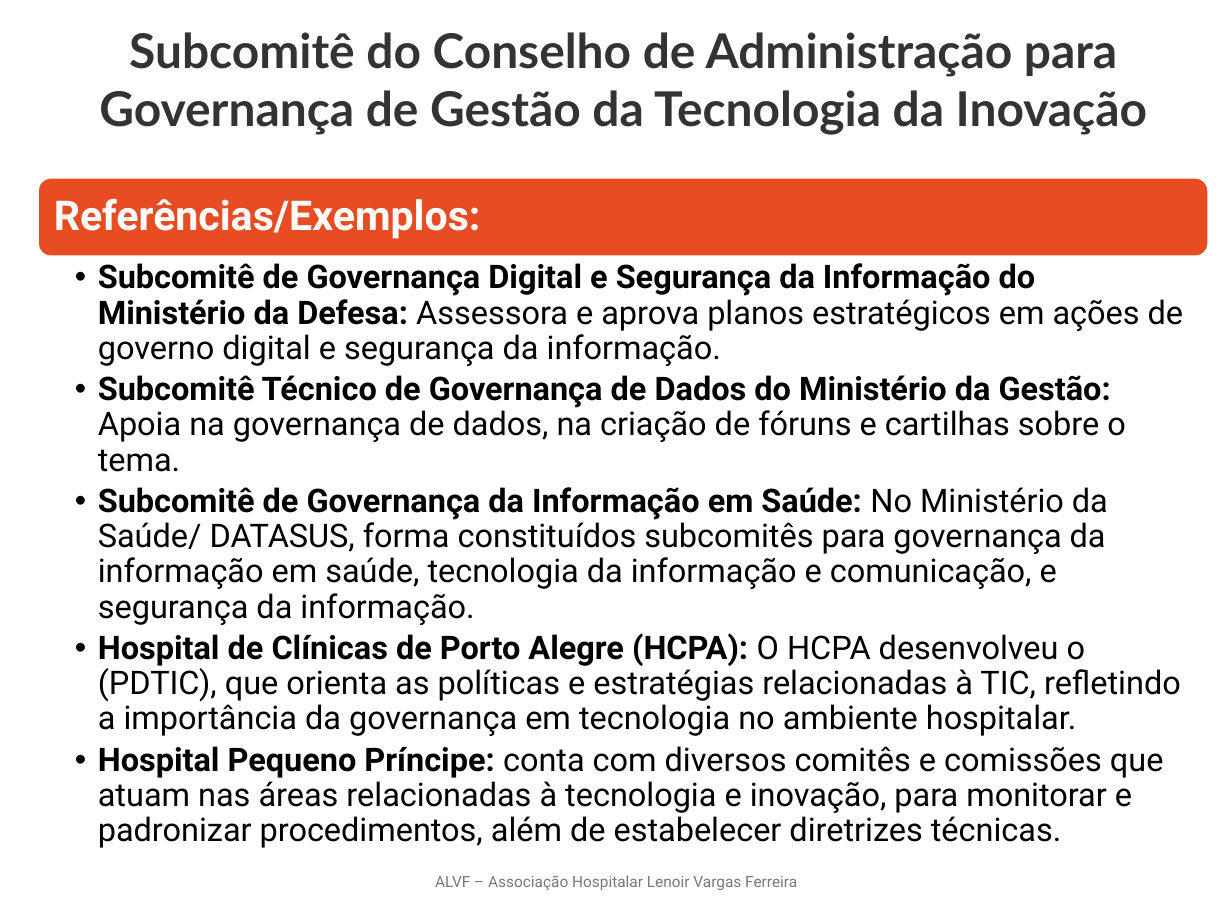
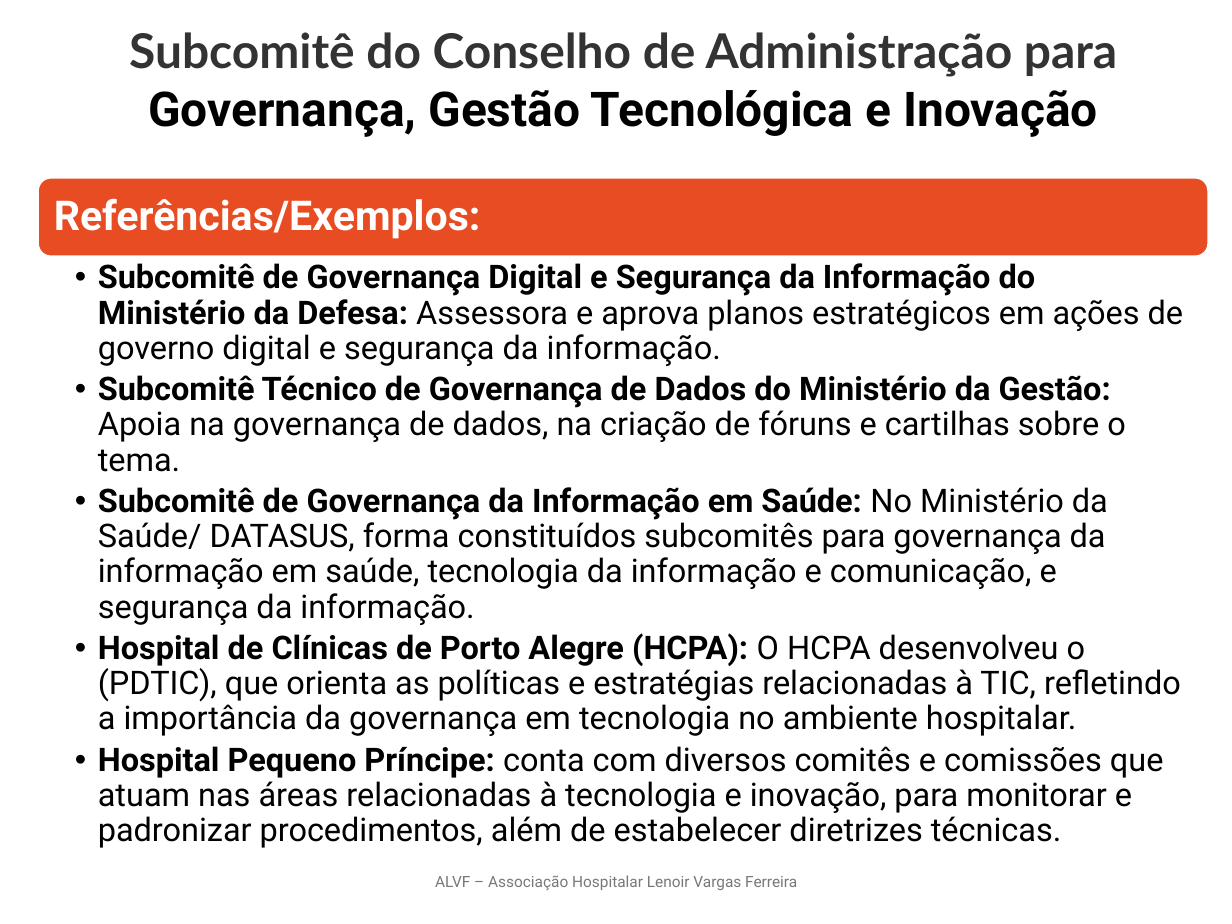
Before and after one commit to ProjetosALVF/ALVF_ProspeccaoGestao_TI, a slide deck: slide 10 of ALVF_Organizacional_ConselhoDe Administracao_Fev_2025/Estrutura_OrganizacionalGovernançaDeTI_ALVF.pptx. Drawn at 1232x924 pixels with LibreOffice and Linux fonts; fonts in the diff are those of the drawing; background and template pictures are left out. Boxes give left, top, right and bottom in pixels: in the first picture for what was removed or moved away, otherwise in the second. Text is boxed around its words. In the diff, an @@ line names an element or a change of style, - is before the commit and + after.

```diff
--- a/ALVF_Organizacional_ConselhoDe Administracao_Fev_2025/Estrutura_OrganizacionalGovernançaDeTI_ALVF.pptx
+++ b/ALVF_Organizacional_ConselhoDe Administracao_Fev_2025/Estrutura_OrganizacionalGovernançaDeTI_ALVF.pptx
@@ text at (129, 32, 1117, 137): text changed @@
-Subcomitê do Conselho de Administração para Governança de Gestão da Tecnologia da Inovação
+Subcomitê do Conselho de Administração para Governança, Gestão Tecnológica e Inovação
```
Also in this commit, not shown: 10 other slides changed, 5 other files.
